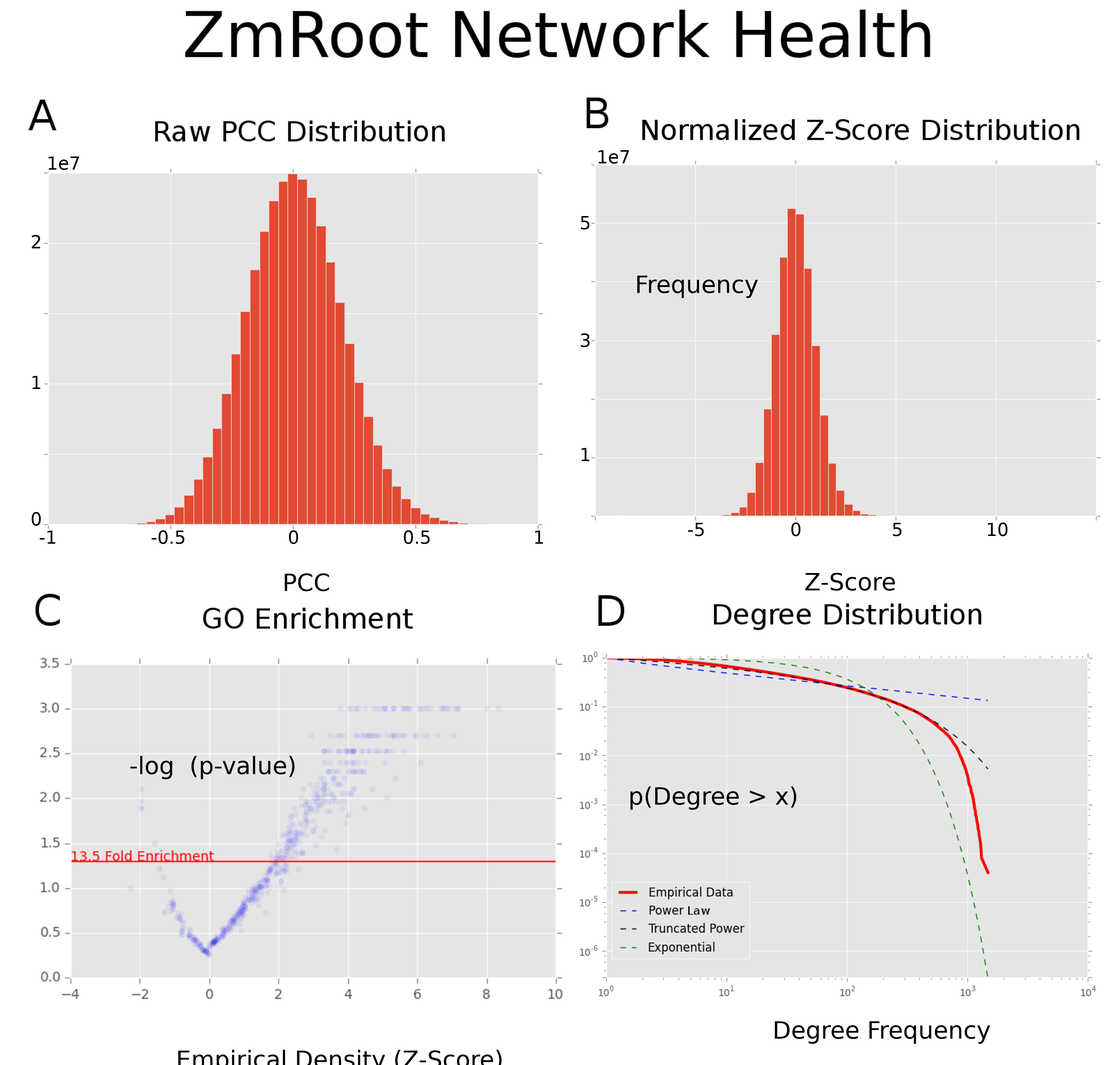
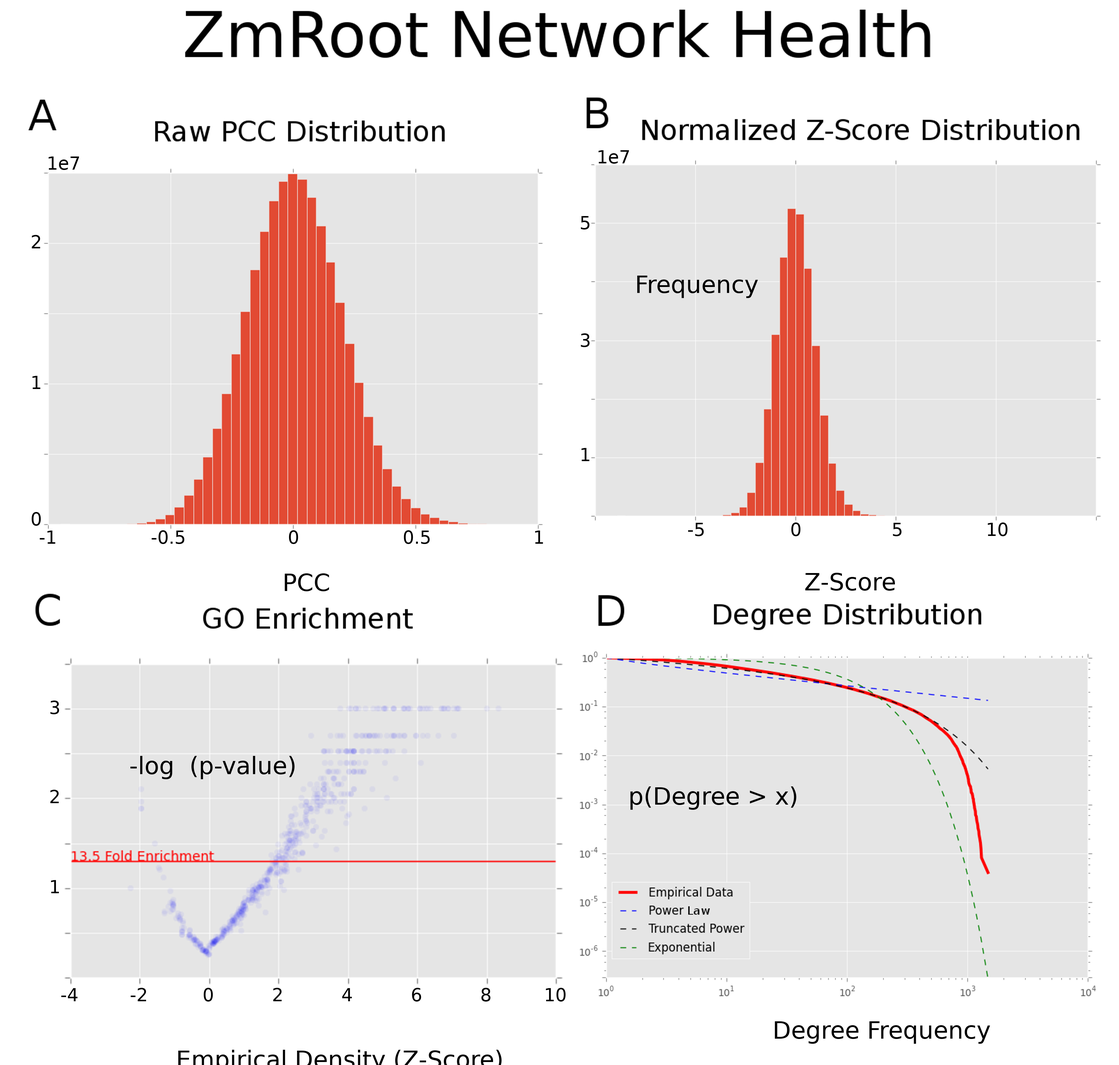
Layer changes from the first w=1119, h=1065 image to the second:
added layer "1 #3" above "2 #1" over [50, 879, 59, 894]
added layer "2 #1" above "3 #1" over [50, 789, 59, 803]
added layer "3 #1" above "10 #2" over [50, 700, 60, 715]
added layer "10 #2" above "10 #1" over [545, 987, 566, 1002]
added layer "8" above "6" over [481, 987, 491, 1002]
added layer "6" above "4" over [411, 987, 422, 1002]
added layer "4" above "2 #2" over [341, 987, 352, 1002]
added layer "2 #2" above "0 #3" over [273, 987, 282, 1002]
added layer "0 #3" above "-2" over [203, 987, 214, 1002]
added layer "-2" above "-4" over [130, 987, 147, 1002]
added layer "-4" above "Supp Fig 3 - ZmRoot Health.tiff" over [61, 987, 78, 1002]
painted on "Supp Fig 3 - ZmRoot Health.tiff" over [39, 657, 566, 1002]
